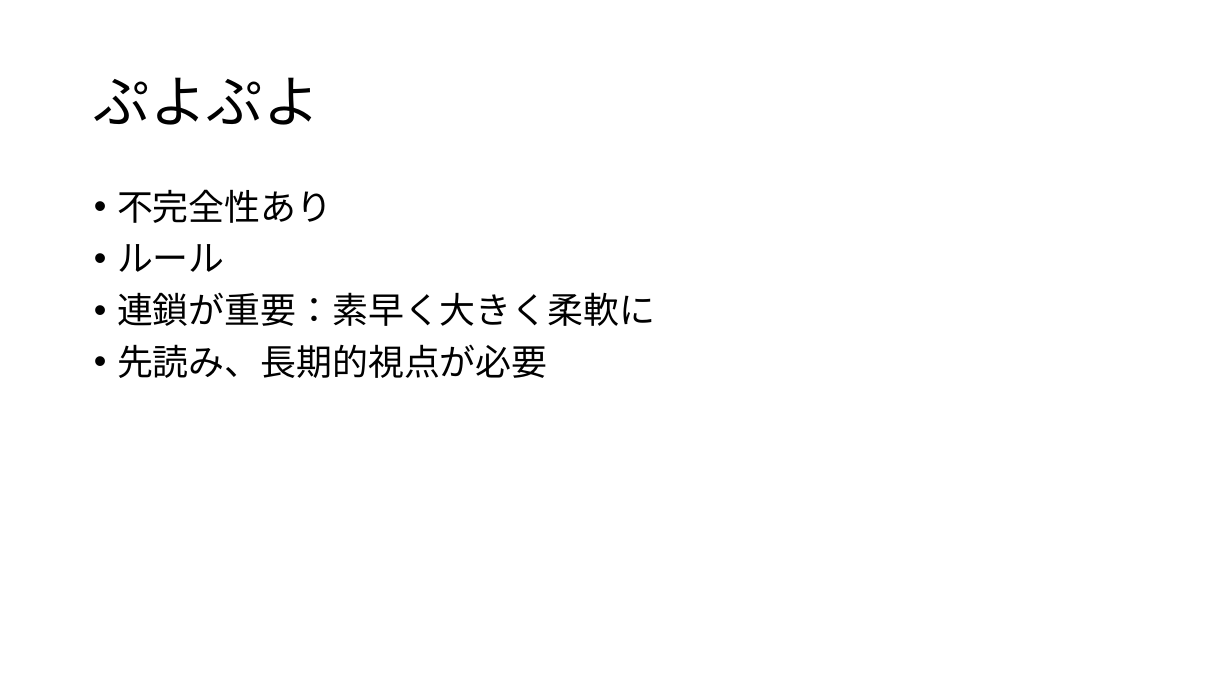
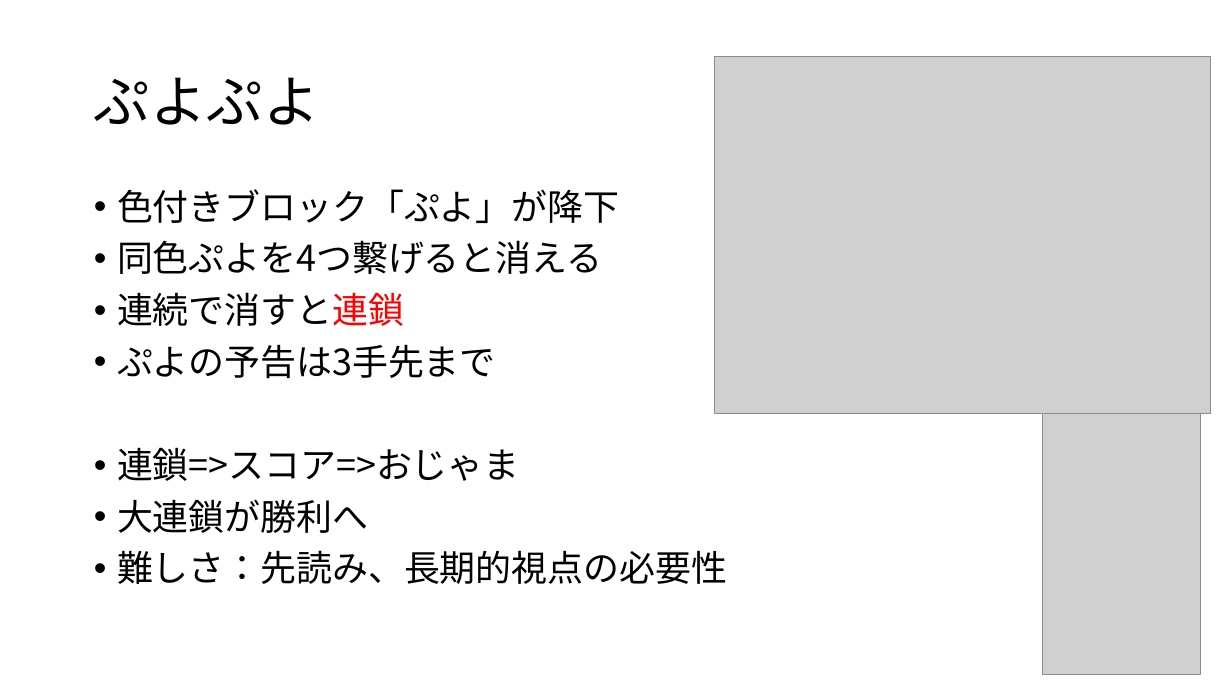
Before and after one commit to hshibasawa7/graduation-thesis, a slide deck: slide 4 of happyou/soturonHappyou.pptx (slide 5 before the commit). Drawn at 1232x693 pixels with LibreOffice and Linux fonts; fonts in the diff are those of the drawing; grey boxes stand for pictures. Boxes give left, top, right and bottom in pixels: in the first picture for what was removed or moved away, otherwise in the second. Text is boxed around its words. In the diff, an @@ line names an element or a change of style, - is before the commit and + after.

```diff
--- a/happyou/soturonHappyou.pptx
+++ b/happyou/soturonHappyou.pptx
@@ picture added at bbox=[714, 56, 1212, 413] @@
@@ text at bbox=[117, 189, 727, 584]: text changed @@
-• 不完全性あり
-• ルール
-• 連鎖が重要：素早く大きく柔軟に
-• 先読み、長期的視点が必要
+• 色付きブロック「ぷよ」が降下
+• 同色ぷよを4つ繋げると消える
+• 連続で消すと連鎖
+• ぷよの予告は3手先まで
+• 連鎖=>スコア=>おじゃま
+• 大連鎖が勝利へ
+• 難しさ：先読み、長期的視点の必要性
@@ picture added at bbox=[1043, 362, 1201, 675] @@
```
Also in this commit, not shown: 7 other slides changed, 3 slides added, 5 slides removed, 3 other files.
